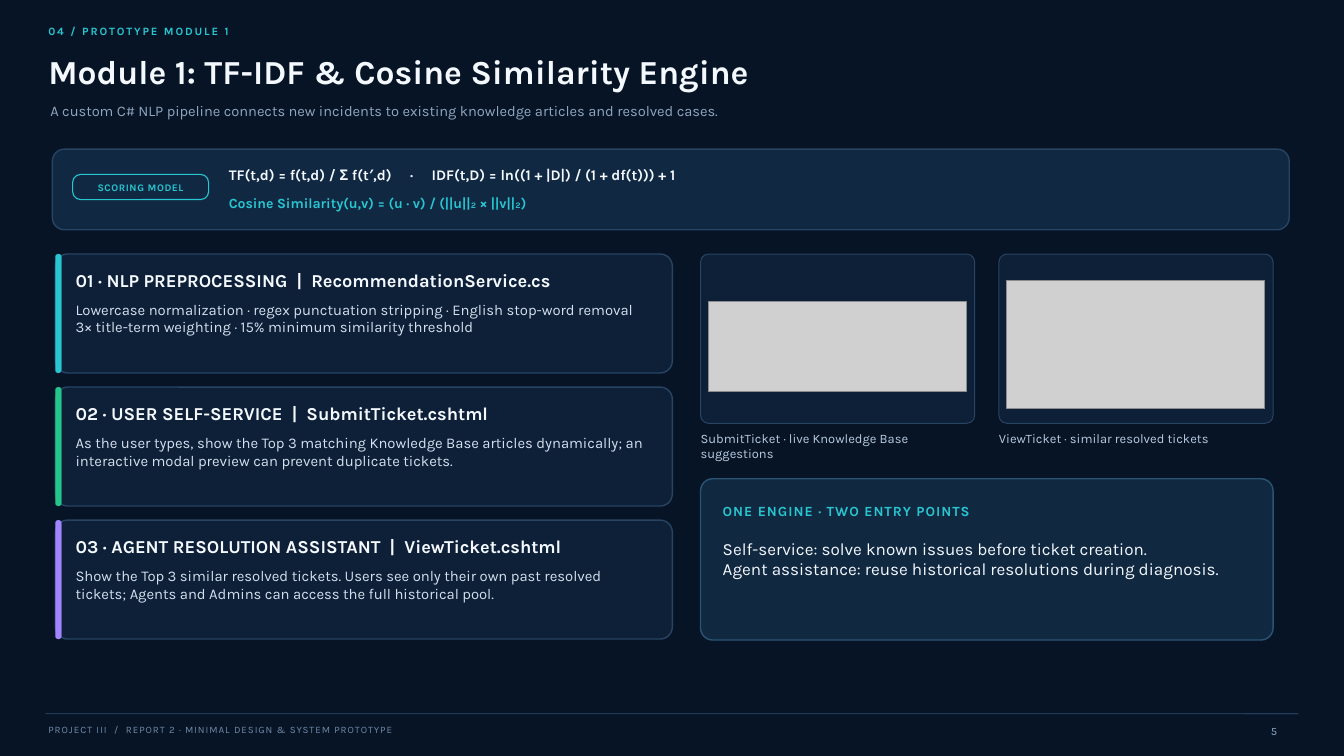
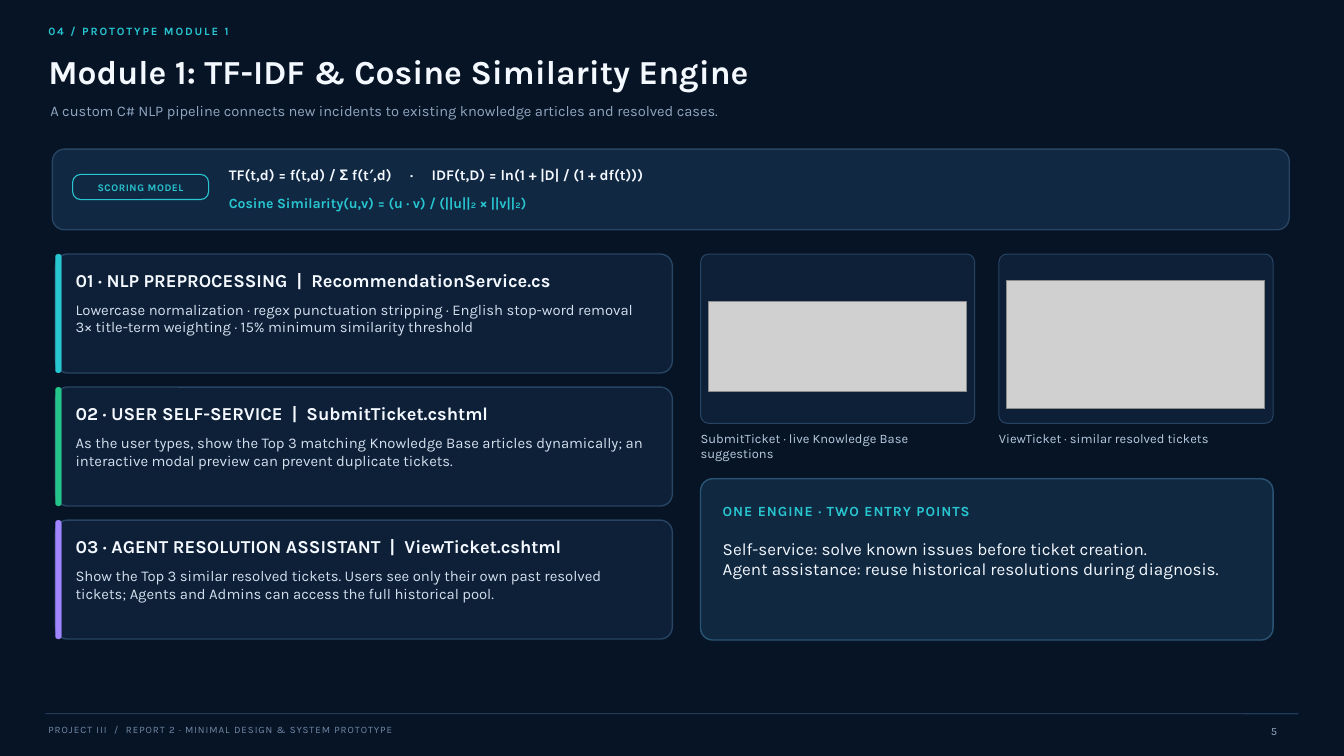
Before and after one commit to AlexandruCristianGeorgeSerban/IT-Helpdesk-Platform, a slide deck: slide 5 of Docs/Project 3 Tools/Report 2 - Intermediary/IT_Helpdesk_Report2_Intermediary.pptx. Drawn at 1344x756 pixels with LibreOffice and Linux fonts; fonts in the diff are those of the drawing; grey boxes stand for pictures. Boxes give left, top, right and bottom in pixels: in the first picture for what was removed or moved away, otherwise in the second. Text is boxed around its words. In the diff, an @@ line names an element or a change of style, - is before the commit and + after.

```diff
--- a/Docs/Project 3 Tools/Report 2 - Intermediary/IT_Helpdesk_Report2_Intermediary.pptx
+++ b/Docs/Project 3 Tools/Report 2 - Intermediary/IT_Helpdesk_Report2_Intermediary.pptx
@@ text at [229, 168, 643, 182]: text changed @@
-TF(t,d) = f(t,d) / Σ f(t′,d) · IDF(t,D) = ln((1 + |D|) / (1 + df(t))) + 1
+TF(t,d) = f(t,d) / Σ f(t′,d) · IDF(t,D) = ln(1 + |D| / (1 + df(t)))
```
Also in this commit, not shown: 7 other slides changed, 1 other file.
